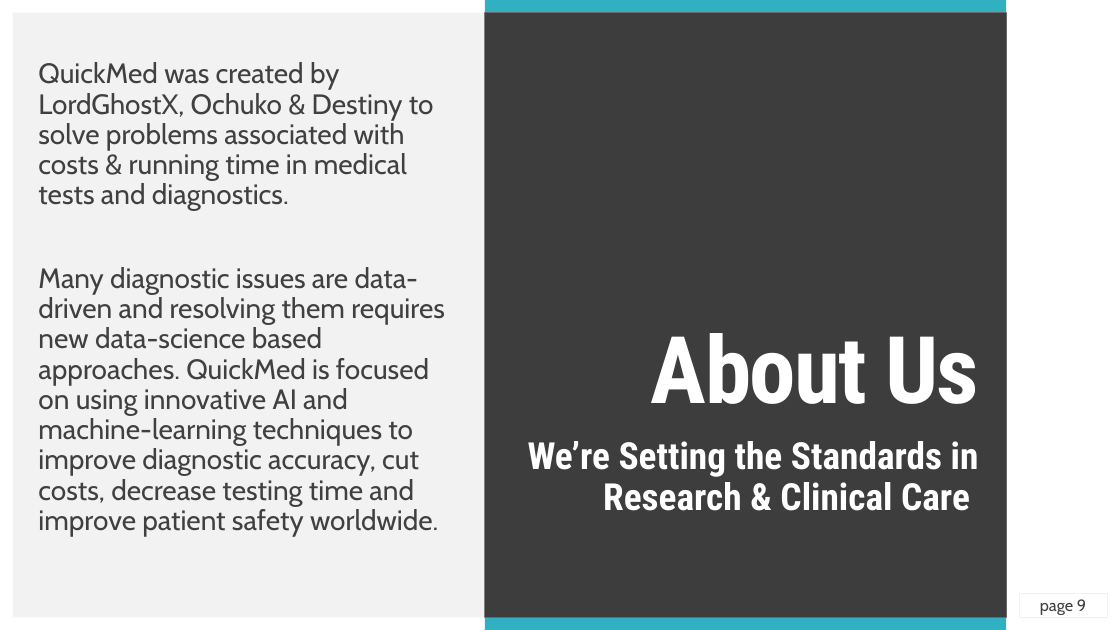
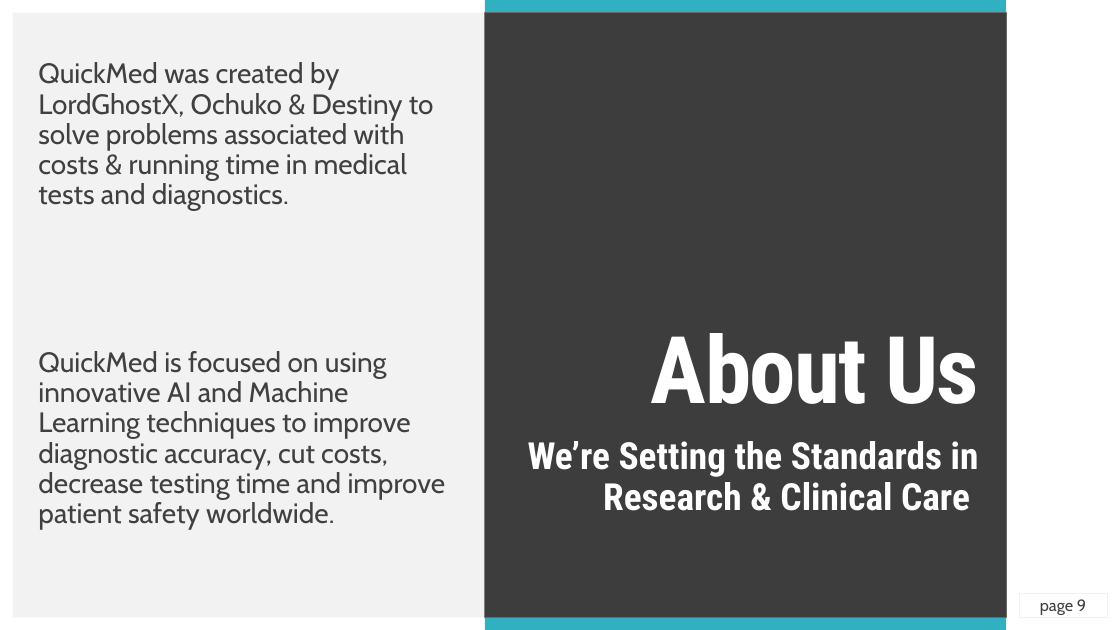
Before and after one commit to LordGhostX/QuickMed, a slide deck: slide 9 of slide/QuickMed.pptx. Drawn at 1120x630 pixels with LibreOffice and Linux fonts; fonts in the diff are those of the drawing; grey boxes stand for pictures; background and template pictures are left out. Boxes give left, top, right and bottom in pixels: in the first picture for what was removed or moved away, otherwise in the second. Text is boxed around its words. In the diff, an @@ line names an element or a change of style, - is before the commit and + after.

```diff
--- a/slide/QuickMed.pptx
+++ b/slide/QuickMed.pptx
@@ text at box(38, 351, 446, 529): text changed @@
-Many diagnostic issues are data-driven and resolving them requires new data-science based approaches. QuickMed is focused on using innovative AI and machine-learning techniques to improve diagnostic accuracy, cut costs, decrease testing time and improve patient safety worldwide.
+QuickMed is focused on using innovative AI and Machine Learning techniques to improve diagnostic accuracy, cut costs, decrease testing time and improve patient safety worldwide.
```
Also in this commit, not shown: 1 other slide changed, 6 other files.
